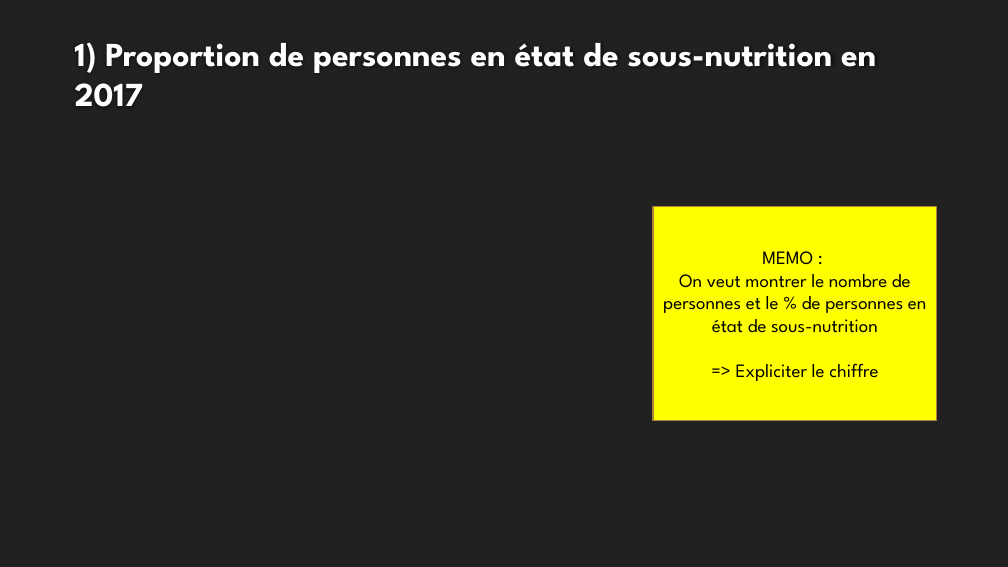
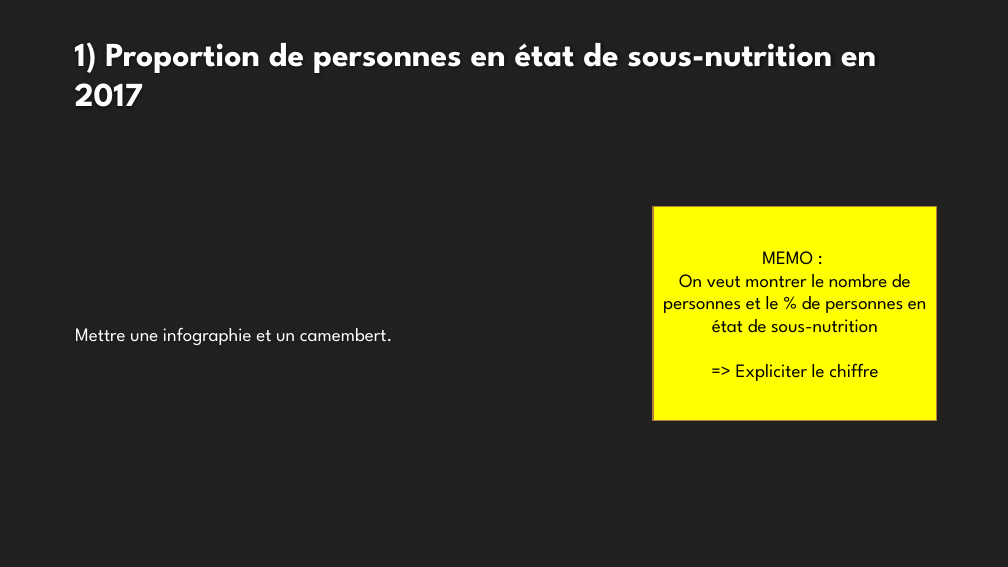
Before and after one commit to ziedbelhocine/Cours-OC, a slide deck: slide 4 of Data_Analyst/Projet_4/Template+de+présentation_Faim_monde-V2.pptx. Drawn at 1008x567 pixels with LibreOffice and Linux fonts; fonts in the diff are those of the drawing; background and template pictures are left out. Boxes give left, top, right and bottom in pixels: in the first picture for what was removed or moved away, otherwise in the second. Text is boxed around its words. In the diff, an @@ line names an element or a change of style, - is before the commit and + after.

```diff
--- a/Data_Analyst/Projet_4/Template+de+présentation_Faim_monde-V2.pptx
+++ b/Data_Analyst/Projet_4/Template+de+présentation_Faim_monde-V2.pptx
@@ text added at (x1=75, y1=328, x2=393, y2=345), 18 pt, text #FFFFFF @@
+Mettre une infographie et un camembert.
```
Also in this commit, not shown: 5 other slides changed, 2 slides added, 2 slides removed, 13 other files.
